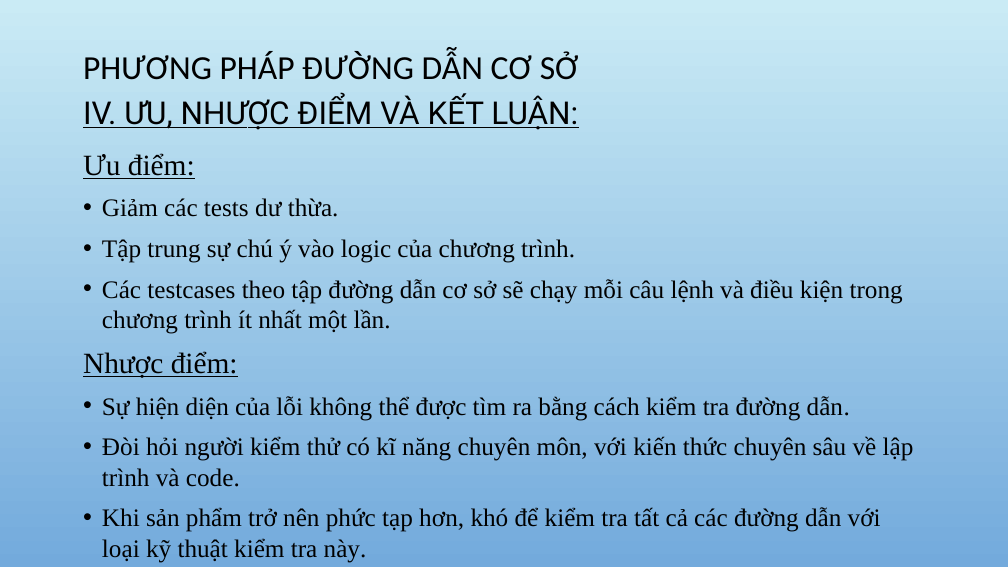
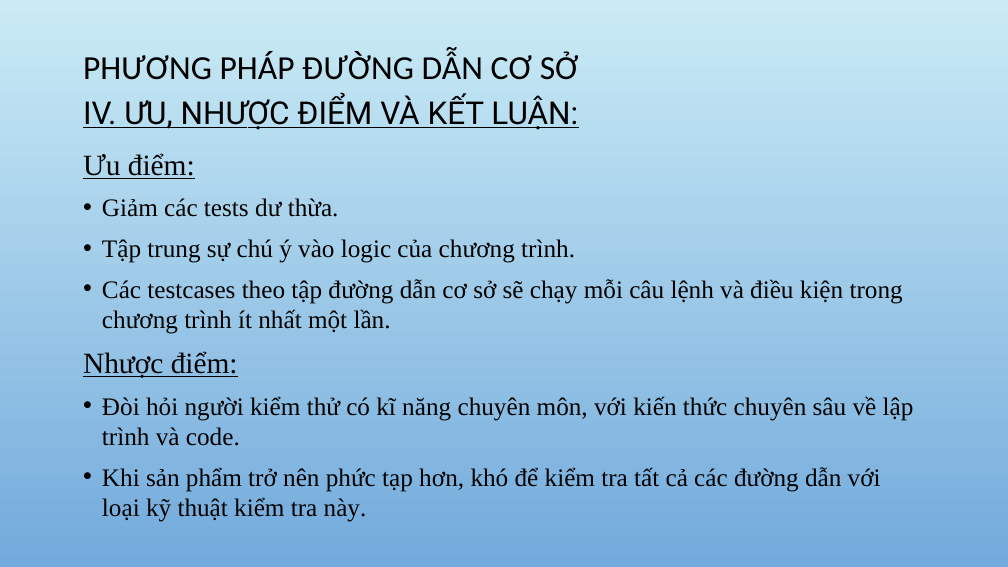
Before and after one commit to DoAnCNDD/CNDD, a slide deck: slide 20 of CNPM.pptx. Drawn at 1008x567 pixels with LibreOffice and Linux fonts; fonts in the diff are those of the drawing; background and template pictures are left out. Boxes give left, top, right and bottom in pixels: in the first picture for what was removed or moved away, otherwise in the second. Text is boxed around its words. In the diff, an @@ line names an element or a change of style, - is before the commit and + after.

Commit message:
[FINAL]

```diff
--- a/CNPM.pptx
+++ b/CNPM.pptx
@@ text at bbox=[102, 396, 850, 421]: paragraph removed @@
-• Sự hiện diện của lỗi không thể được tìm ra bằng cách kiểm tra đường dẫn.
```
